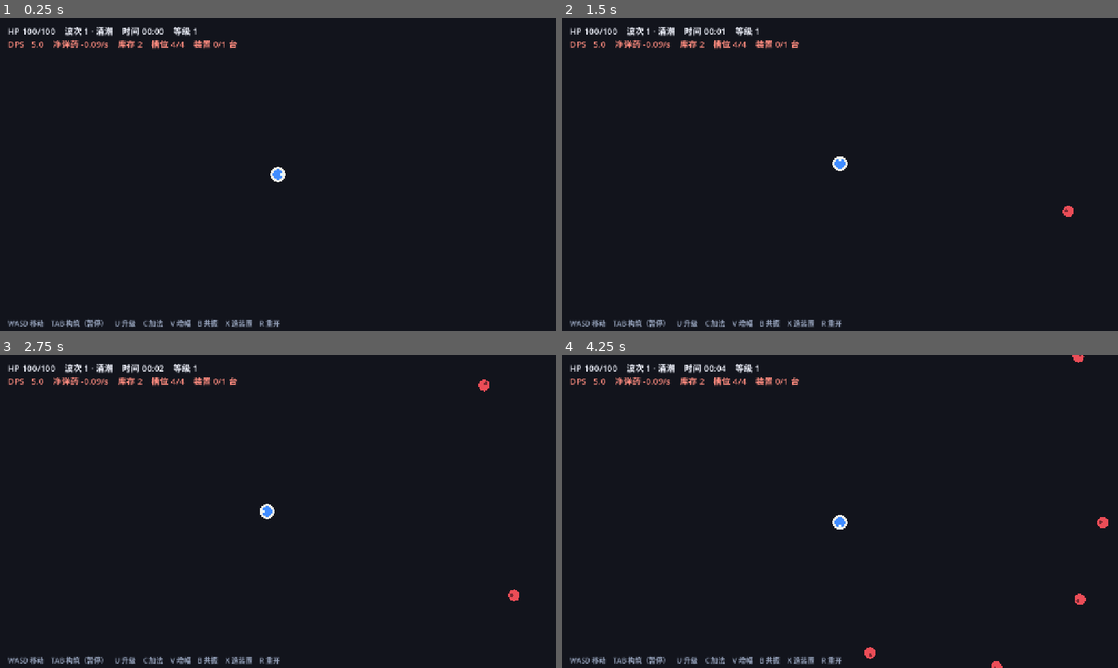
Above: before the commit, frames 1-4 (two rows, left to right).
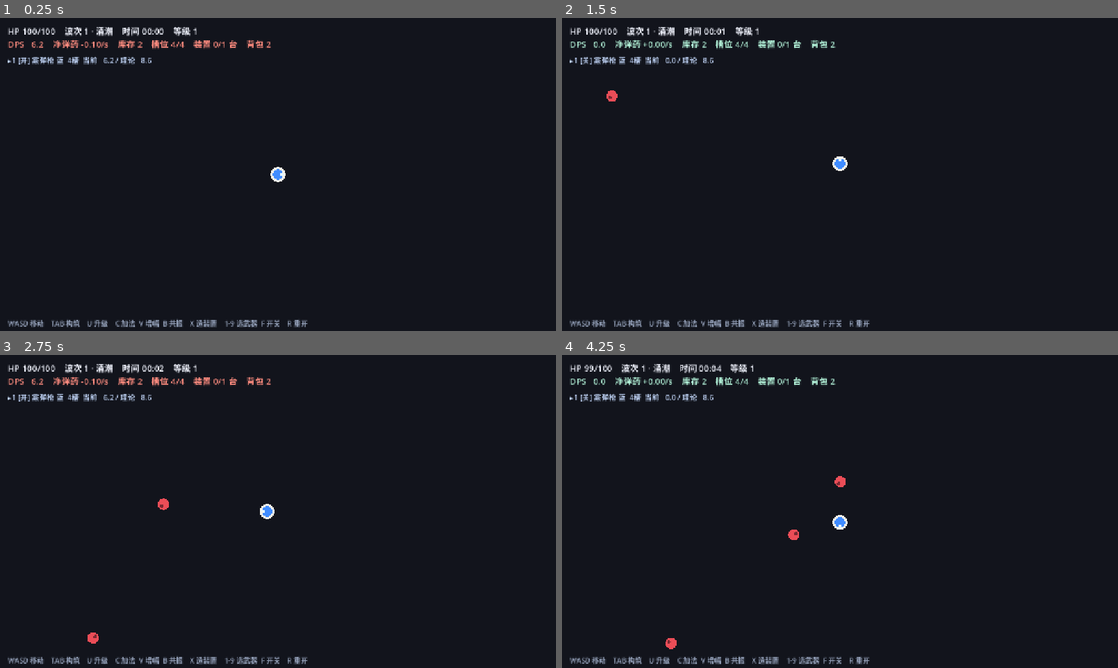
Above: after the commit, the same moments.

Repository: M1suK1/weapon-build-survivor
Game: Godot game, scene res://scenes/main.tscn
The game is run twice, just before and just after one commit, with the same random seed, the same clock (stepped at 60 frames per second) and the same inputs.
Inputs:
- Up to frame 1 (0.25 s): no input
- Up to frame 2 (1.5 s): tap Enter at 0.5 s; hold W from 0.53 s (still down); tap F at 0.6 s; tap 1 at 0.8, 1.35 s
- Up to frame 3 (2.75 s): tap 9 at 1.55, 2.1 s; release W at 2.03 s; hold A from 2.03 s (still down); tap F at 2.3 s
- Up to frame 4 (4.25 s): tap F at 2.85 s; tap 1 at 3.05, 3.6 s; release A at 3.53 s; hold S from 3.53 s (still down); tap 9 at 3.8 s

The runs differ from the first frame. In frame 1, 1.0% of the frame differs, in the area x 1-56%, y 7-99%; in frame 2, 1.6%; in frame 3, 1.2%; in frame 4, 2.5%, in the area x 1-99%, y 0-100%.

Commit message:
feat: 多武器体系 + 搜寻目标开火 + 宝箱获取武器 + 精英/射手

Diff:
--- a/scripts/bullet.gd
+++ b/scripts/bullet.gd
@@ -2,7 +2,7 @@
 ## 射手子弹：直线飞行、命中玩家后消失。由 enemy.gd._fire_bullet() 生成。
 
 const SPEED := 290.0
-const DAMAGE := 7.0
+const DAMAGE := 5.0
 const LIFE := 5.0
 const RADIUS := 6.0
 
--- /dev/null
+++ b/scripts/chest.gd
@@ -0,0 +1,40 @@
+extends Node2D
+## 宝箱：地图上随机放置 / 精英掉落 / 每波结束有概率出现。
+## 玩家走到附近即开启，获得一把随机武器（或一包模块）。
+
+var opened := false
+var bob := 0.0
+var glow := 0.0
+var life := 45.0
+
+
+func _ready() -> void:
+	bob = randf() * TAU
+
+
+func _physics_process(delta: float) -> void:
+	bob += delta * 2.4
+	glow = 0.5 + 0.5 * sin(bob)
+	# 没人捡就自己消失，免得满地图宝箱把后续刷新挤爆
+	life -= delta
+	if life <= 0.0:
+		queue_free()
+		return
+	var p = get_tree().get_first_node_in_group("player")
+	if p != null and not opened and position.distance_to(p.position) < 30.0:
+		opened = true
+		var g = get_tree().get_first_node_in_group("game")
+		if g != null and g.has_method("grant_chest"):
+			g.grant_chest(true)
+		queue_free()
+		return
+	queue_redraw()
+
+
+func _draw() -> void:
+	var c := Color(1.0, 0.82, 0.35)
+	draw_circle(Vector2.ZERO, 26.0 + 5.0 * glow, Color(c.r, c.g, c.b, 0.10 + 0.10 * glow))
+	draw_rect(Rect2(-13.0, -10.0, 26.0, 20.0), Color(0.55, 0.38, 0.16))
+	draw_rect(Rect2(-13.0, -10.0, 26.0, 7.0), c.darkened(0.15))
+	draw_rect(Rect2(-13.0, -10.0, 26.0, 20.0), Color(1.0, 0.9, 0.6, 0.85), false, 2.0)
+	draw_rect(Rect2(-3.0, -2.0, 6.0, 6.0), c)
--- a/scripts/enemy.gd
+++ b/scripts/enemy.gd
@@ -8,9 +8,9 @@
 ##   shooter—— 保持 240~320 距离放风筝，每 2.6s 抬手 0.35s 后打一发子弹
 ##   charger—— 距玩家 ≤420 时蓄力 0.9s（画红线）→ 780px/s 冲刺 0.35s → 硬直 1.1s
 
-const SHOOT_MIN := 190.0
-const SHOOT_MAX := 240.0
-const SHOOT_CD := 2.6
+const SHOOT_MIN := 140.0
+const SHOOT_MAX := 190.0
+const SHOOT_CD := 3.2
 const SHOOT_WINDUP := 0.35
 const CHARGE_RANGE := 420.0
 const CHARGE_WINDUP := 0.9
--- a/scripts/game.gd
+++ b/scripts/game.gd
@@ -38,16 +38,31 @@
 const QUALITY_SCHEDULE := {12: 4, 20: 5}
 ## 武器自带基础伤害：不吃模块次数，模块烧光时留一条底（否则 DPS 直接归零 = 必死）
 const QUALITY_BASE := {1: 0.5, 2: 0.8, 3: 1.0, 4: 1.5, 5: 2.0}
+
+## 武器种类：射程 / 间隔 / 目标数 是三种不同的资源。
+## 冲锋枪：高射速换弹药消耗；霰弹枪：多目标换单体伤害；狙击枪：长射程低消耗换出手频率。
+## targets = -1 表示「范围内全部敌人」（激光环的清场定位）。
+## 多目标伤害分摊：per = dmg × (1 + 0.1×(hits−1)) / hits —— 打得越多总伤越高，但每个目标更低。
+const WEAPONS := {
+	"pistol": {"name": "手枪", "range": 300.0, "interval": 0.70, "targets": 2, "mul": 1.00, "base": 1.0, "color": Color(0.55, 0.80, 1.00)},
+	"smg": {"name": "冲锋枪", "range": 210.0, "interval": 0.30, "targets": 1, "mul": 1.10, "base": 0.5, "color": Color(1.00, 0.85, 0.45)},
+	"shotgun": {"name": "霰弹枪", "range": 200.0, "interval": 0.90, "targets": 5, "mul": 1.11, "base": 0.8, "color": Color(1.00, 0.62, 0.35)},
+	"sniper": {"name": "狙击枪", "range": 640.0, "interval": 2.50, "targets": 1, "mul": 1.00, "base": 3.0, "color": Color(0.70, 0.95, 0.75)},
+	"laser": {"name": "激光环", "range": 420.0, "interval": 40.0, "targets": -1, "mul": 4.00, "base": 2.0, "color": Color(0.85, 0.55, 1.00)},
+}
+## 开局随机一把（激光环 wave 8 之后才入池）
+const START_POOL := ["pistol", "smg", "shotgun"]
 const WAVE_SEC := 40.0
 const DROP_CHANCE := 0.40
+const CHEST_GUARANTEE := 90.0
 const HP_BASE := 4.0
-const HP_GROWTH := 1.115
-const SPAWN_BASE := 2.0
-const SPAWN_GROWTH := 0.06
+const HP_GROWTH := 1.130
+const SPAWN_BASE := 0.70
+const SPAWN_GROWTH := 0.120
 const MAX_ENEMIES := 240
 const LEVEL_COST_BASE := 3.0
 const LEVEL_COST_GROWTH := 1.18
-const CONTACT_DPS := 7.0
+const CONTACT_DPS := 3.0
 ## 受击补偿：每损失这么多 HP 补 1 个模块（弹药系统的劣势补偿，挨打就回填）
 const DAMAGE_PER_MODULE := 8.0
 const CROWD_CAP := 6
@@ -79,9 +94,13 @@
 const ELITE_FIRST_WAVE := 4
 const ELITE_EVERY := 6
 const ELITE_MAX := 3
-const SHOOTER_MAX := 10
-
-var weapon := {"interval": 1.0, "mul": 1.0, "quality": 3, "base": 1.0, "layout": [], "slots": []}
+const SHOOTER_MAX := 5
+
+## 背包：武器与合成装置共同占用容量（-1 = 先不做上限）
+var backpack_cap := -1
+var weapons: Array = []
+var weapon: Dictionary = {}
+var sel := 0
 var inventory := {1: 0, 2: 0, 3: 0, 4: 0}
 var level := 1
 var hp := 100.0
@@ -97,6 +116,7 @@
 var dmg_src := {"contact": 0.0, "bullet": 0.0, "dash": 0.0}
 ## 最后一次挨打的时间：脱战 4s 后开始缓慢回血，否则子弹的零碎伤害会把人磨死
 var last_hit_t := -99.0
+var last_chest_t := 0.0
 const REGEN_DELAY := 4.0
 const REGEN_RATE := 1.2
 var damage_credit := 0.0
@@ -107,6 +127,7 @@
 var hud_status: Label
 var hud_ammo: Label
 var hud_tip: Label
+var wpanel: Label
 var build_root: Control
 var build_text: Label
 var board_root: Control
@@ -114,6 +135,7 @@
 var flash: ColorRect
 var flash_t := 0.0
 var pulse_t := 0.0
+var shots: Array = []
 
 # --- 合成：每台装置一个并行位，装置可反复买（材料堆积就多做几台） ---
 var devices: Array = []  # [{"kind": int, "left": float, "total": float}]，kind=0 表示空闲
@@ -133,6 +155,7 @@
 # --- 截图（迭代视觉用）：godot --path . -- shot=abs/path.png shotat=12 shotbuild shotbot ff=60 ---
 var shot_path := ""
 var shot_at := -1.0
+var shot_guard := 0.0
 var shot_build := false
 var shot_bot := false
 var ff := 0.0
@@ -171,6 +194,7 @@
 			shot_build = true
 		elif a == "shotbot":
 			shot_bot = true
+			bot = true
 		elif a.begins_with("ff="):
 			ff = float(a.substr(3))
 	if playtest:
@@ -178,7 +202,11 @@
 		Engine.time_scale = 8.0
 		Engine.max_fps = 0
 	rng.randomize()
-	_set_quality(3)
+	var start_id: String = START_POOL[rng.randi() % START_POOL.size()]
+	if bot:
+		start_id = "smg"  # 测平衡时固定武器，免得随机开局把两次结果拉不开
+	weapons.append(_make_weapon(start_id, 3))
+	_use_weapon(0)
 	for i in weapon.slots.size():
 		weapon.slots[i] = _new_module(1)
 	inventory[1] = 2
@@ -261,7 +289,9 @@
 	hud_status = _label(layer, Vector2(18, 14), 20, Color(0.95, 0.96, 1.0))
 	hud_ammo = _label(layer, Vector2(18, 44), 20, Color(0.7, 0.95, 0.85))
 	hud_tip = _label(layer, Vector2(18, 690), 16, Color(0.6, 0.65, 0.75))
-	hud_tip.text = "WASD 移动    TAB 构筑（暂停）    U 升级    C 加法    V 增幅    B 共振    X 造装置    R 重开"
+	hud_tip.text = "WASD 移动    TAB 构筑    U 升级    C 加法  V 增幅  B 共振    X 造装置    1-9 选武器  F 开关    R 重开"
+
+	wpanel = _label(layer, Vector2(18, 84), 17, Color(0.78, 0.86, 1.0))
 
 	build_root = Control.new()
 	build_root.set_anchors_preset(Control.PRESET_FULL_RECT)
@@ -321,6 +351,15 @@
 	elif k == KEY_R:
 		get_tree().paused = false
 		get_tree().reload_current_scene()
+	elif k == KEY_F and weapons.size() > 0:
+		var w: Dictionary = weapons[sel]
+		w["enabled"] = not bool(w["enabled"])
+		_pass()
+	elif k >= KEY_1 and k <= KEY_9:
+		var idx: int = k - KEY_1
+		if idx < weapons.size():
+			_use_weapon(idx)
+			_pass()
 	elif k == KEY_ESCAPE and build_root.visible:
 		_toggle_build()
 
@@ -331,6 +370,7 @@
 	hud_status.visible = not build_root.visible
 	hud_ammo.visible = not build_root.visible
 	hud_tip.visible = not build_root.visible
+	wpanel.visible = not build_root.visible
 	if build_root.visible:
 		_refresh_build()
 
@@ -344,16 +384,26 @@
 
 func _process(delta: float) -> void:
 	# 快进：先按 8 倍速把局面推到 ff 秒，再恢复正常速度拍图
-	if ff > 0.0:
+	# 死亡时 elapsed 会停住，必须跳出快进分支，否则会一直等下去
+	if ff > 0.0 and not dead:
 		if elapsed < ff:
 			Engine.time_scale = 8.0
 			return
 		Engine.time_scale = 1.0
 		ff = 0.0
+	if ff > 0.0 and dead:
+		Engine.time_scale = 1.0
+		ff = 0.0
 	if shot_path == "" or shot_at < 0.0:
 		return
-	if elapsed < shot_at:
-		return
+	# 死了之后 elapsed 不再推进，如果还在等 shotat 就会永久挂住 —— 死亡即立刻拍
+	if not dead:
+		if elapsed < shot_at:
+			shot_guard += delta
+			if shot_guard > 90.0:
+				print("shot guard timeout")
+				get_tree().quit()
+			return
 	shot_at = -1.0
 	Engine.time_scale = 1.0
 	if shot_build and not build_root.visible:
@@ -446,7 +496,9 @@
 ## 机器人走位：只躲「能秒人的东西」（子弹、冲刺精英的蓄力线），不躲杂兵。
 ## 原因：脉冲式武器最怕把怪拉成一长串尾巴——只有扎进怪堆里，一次开火才清得动。
 func _bot_move(delta: float) -> void:
-	if not (playtest and bot) or player == null or dead:
+	# 注意：条件里不能加 playtest——截图模式（shotbot）也要让 bot 动，否则它站着不动、
+	# 捡不到宝箱，拍出来的图跟无头测试的结果完全对不上。
+	if not bot or player == null or dead:
 		return
 	var push := Vector2.ZERO
 	for b in get_tree().get_nodes_in_group("bullet"):
@@ -460,7 +512,14 @@
 				side = 1.0
 			push += b.dir.rotated(side * PI * 0.5) * (1.0 - d / 190.0) * 2.6
 	for e in get_tree().get_nodes_in_group("enemy"):
-		if not is_instance_valid(e) or e.kind != "charger":
+		if not is_instance_valid(e):
+			continue
+		var to_e: Vector2 = player.position - e.position
+		var de := to_e.length()
+		# 贴脸才退（不是风筝）——站着打才清得动，但也不能让怪白贴
+		if de < 70.0 and de > 1.0:
+			push += to_e / de * (1.0 - de / 70.0) * 0.6
+		if e.kind != "charger":
 			continue
 		if e.windup <= 0.0:
 			continue
@@ -471,6 +530,18 @@
 			if side2 == 0.0:
 				side2 = 1.0
 			push += e.facing.rotated(side2 * PI * 0.5) * 2.4
+	# 宝箱是主要成长来源，有箱子就顺路去捡（躲子弹仍优先，因为权重更大）
+	var best: Node2D = null
+	var best_d := 760.0
+	for c in get_tree().get_nodes_in_group("chest"):
+		if not is_instance_valid(c):
+			continue
+		var dd: float = player.position.distance_to(c.position)
+		if dd < best_d:
+			best_d = dd
+			best = c
+	if best != null and best_d > 26.0:
+		push += player.position.direction_to(best.position) * 4.0
 	if push.length() > 0.05:
 		player.position += push.normalized() * float(player.SPEED) * delta
 		if player.position.length() > 1100.0:
@@ -501,7 +572,11 @@
 	flash.color = Color(1, 0.2, 0.25, 0.0 if (build_root.visible or dead) else flash_t * 0.9)
 	if pulse_t > 0.0:
 		pulse_t = maxf(0.0, pulse_t - delta)
-		queue_redraw()
+	for i in range(shots.size() - 1, -1, -1):
+		shots[i]["t"] = float(shots[i]["t"]) - delta
+		if float(shots[i]["t"]) <= 0.0:
+			shots.remove_at(i)
+	queue_redraw()
 	# 每 0.1s 刷一次 HUD，避免每帧拼字符串
 	if fmod(elapsed, 0.1) < delta:
 		_refresh_hud()
@@ -534,7 +609,7 @@
 func _spawn_rate() -> float:
 	var base: float = SPAWN_BASE + wave * SPAWN_GROWTH
 	var raw: float = base * float(_plan()["coeff"]) / maxf(_plan_avg_mult(), 0.05)
-	return minf(raw, base * 1.7)
+	return minf(raw, base * 1.2)
 
 
 func _pick_kind() -> String:
@@ -563,34 +638,110 @@
 	return n
 
 
+## 造一把武器：品质决定电路板布局，种类决定射程/间隔/目标数
+func _make_weapon(id: String, q: int) -> Dictionary:
+	var kd: Dictionary = WEAPONS[id]
+	var w := {
+		"id": id, "quality": clampi(q, 1, 5), "base": 0.0, "layout": [], "slots": [],
+		"range": float(kd["range"]), "interval": float(kd["interval"]),
+		"targets": int(kd["targets"]), "mul": float(kd["mul"]),
+		"enabled": true, "fire_t": 0.0,
+	}
+	_set_quality_of(w, q)
+	return w
+
+
+func _set_quality_of(w: Dictionary, q: int) -> void:
+	q = clampi(q, 1, 5)
+	w["quality"] = q
+	w["base"] = float(QUALITY_BASE[q])
+	w["layout"] = (LAYOUTS[q] as Array).duplicate()
+	var slots: Array = w["slots"]
+	while slots.size() < w["layout"].size():
+		slots.append(null)
+	while slots.size() > w["layout"].size():
+		slots.pop_back()
+
+
 func _set_quality(q: int) -> void:
-	q = clampi(q, 1, 5)
-	weapon.quality = q
-	weapon.base = float(QUALITY_BASE[q])
-	weapon.layout = LAYOUTS[q].duplicate()
-	while weapon.slots.size() < weapon.layout.size():
-		weapon.slots.append(null)
-	while weapon.slots.size() > weapon.layout.size():
-		weapon.slots.pop_back()
+	_set_quality_of(weapon, q)
+
+
+## 切换「正在编辑/查看」的武器（电路板和合成都作用在它上面）
+func _use_weapon(i: int) -> void:
+	sel = clampi(i, 0, weapons.size() - 1)
+	weapon = weapons[sel]
+
+
+## 背包占用 = 武器数 + 装置数
+func _backpack_used() -> int:
+	return weapons.size() + devices.size()
+
+
+## 一把武器此刻的 DPS（多目标按分摊公式算总伤）
+func _weapon_dps(w: Dictionary) -> float:
+	var t := int(w["targets"])
+	var hits: float = 1.0
+	if t < 0:
+		hits = float(maxi(1, _count_in_range(float(w["range"]))))
+	elif t > 1:
+		hits = float(mini(t, maxi(1, _count_in_range(float(w["range"])))))
+	var per := _shot_power_of(w) * (1.0 + 0.1 * (hits - 1.0)) / hits
+	return per * hits / float(w["interval"])
+
+
+## 理论 DPS：空槽按「当前能合成的最高阶」填满后能打到多少（给玩家看成长空间）
+func _theory_dps(w: Dictionary) -> float:
+	var best := 2
+	if level >= int(CRAFT_UNLOCK[4]):
+		best = 4
+	elif level >= int(CRAFT_UNLOCK[3]):
+		best = 3
+	var fill: Array = (w["slots"] as Array).duplicate()
+	for i in fill.size():
+		if fill[i] == null:
+			fill[i] = _new_module(best)
+	var total := float(w["base"])
+	for v in _slot_out(fill, w):
+		total += float(v)
+	total *= float(w["mul"])
+	var t := int(w["targets"])
+	var hits: float = 1.0
+	if t < 0:
+		hits = 4.0
+	elif t > 1:
+		hits = float(t)
+	return total * (1.0 + 0.1 * (hits - 1.0)) / float(w["interval"])
+
+
+func _count_in_range(r: float) -> int:
+	var n := 0
+	for e in get_tree().get_nodes_in_group("enemy"):
+		if is_instance_valid(e) and e.position.distance_to(player.position) <= r:
+			n += 1
+	return n
 
 
 func _ensure_weapon() -> void:
 	var q := 3
-	for w in QUALITY_SCHEDULE:
-		if wave >= w:
-			q = maxi(q, int(QUALITY_SCHEDULE[w]))
-	if q != int(weapon.quality):
-		_set_quality(q)
+	for wv in QUALITY_SCHEDULE:
+		if wave >= wv:
+			q = maxi(q, int(QUALITY_SCHEDULE[wv]))
+	# 只升不降：宝箱给的品质高于当前波次基线时保留（否则随机品质毫无意义）
+	for w in weapons:
+		if q > int(w["quality"]):
+			_set_quality_of(w, q)
 
 
 ## 相邻 = 网格曼哈顿距离 1
-func _neighbors(i: int) -> Array:
+func _neighbors(i: int, w = null) -> Array:
+	var ww: Dictionary = weapon if w == null else w
 	var out: Array = []
-	var a: Vector2i = weapon.layout[i]
-	for j in weapon.layout.size():
+	var a: Vector2i = ww["layout"][i]
+	for j in (ww["layout"] as Array).size():
 		if j == i:
 			continue
-		var b: Vector2i = weapon.layout[j]
+		var b: Vector2i = ww["layout"][j]
 		if absi(a.x - b.x) + absi(a.y - b.y) == 1:
 			out.append(j)
 	return out
@@ -611,52 +762,59 @@
 
 ## 每个槽位这次的「出力」。
 ## 顺序：共振（读 base）→ 加法镜像（读 eff，不连锁）→ 增幅（加到最终 out，不回流）
-func _slot_out() -> Array:
+## slots 显式传入时用它（理论 DPS 会传一份「填满的假板子」）
+func _slot_out(slots = null, w = null) -> Array:
+	var ww: Dictionary = weapon if w == null else w
+	var sl: Array = (ww["slots"] as Array) if slots == null else slots
 	var base: Array = []
-	base.resize(weapon.slots.size())
-	for i in weapon.slots.size():
-		var m = weapon.slots[i]
+	base.resize(sl.size())
+	for i in sl.size():
+		var m = sl[i]
 		base[i] = 0.0 if m == null else float(TIERS[int(m.tier)].rate)
 	var eff := base.duplicate()
 	# 共振：相邻同阶（T4）模块 +50% 基础值
-	for i in weapon.slots.size():
-		var m = weapon.slots[i]
+	for i in sl.size():
+		var m = sl[i]
 		if m == null or int(m.tier) != 4:
 			continue
-		for j in _neighbors(i):
-			if weapon.slots[j] != null and int(weapon.slots[j].tier) == 4:
+		for j in _neighbors(i, ww):
+			if sl[j] != null and int(sl[j].tier) == 4:
 				eff[j] = float(eff[j]) + float(base[j]) * 0.5
 	var out: Array = []
-	out.resize(weapon.slots.size())
-	for i in weapon.slots.size():
-		var m = weapon.slots[i]
+	out.resize(sl.size())
+	for i in sl.size():
+		var m = sl[i]
 		if m == null:
 			out[i] = 0.0
 			continue
 		var v: float = eff[i]
 		var t := int(m.tier)
 		if t == 2:  # 加法：镜像相邻的低阶（基础）模块
-			for j in _neighbors(i):
-				if weapon.slots[j] != null and int(weapon.slots[j].tier) < t:
+			for j in _neighbors(i, ww):
+				if sl[j] != null and int(sl[j].tier) < t:
 					v += float(eff[j])
 		out[i] = v
 	# 增幅：自身 0 出力，每次开火把 boost 加到相邻模块的最终输出上（不回流给别的增幅）
-	for i in weapon.slots.size():
-		var m = weapon.slots[i]
+	for i in sl.size():
+		var m = sl[i]
 		if m == null or int(m.tier) != 3:
 			continue
 		var b := float(TIERS[3].boost)
-		for j in _neighbors(i):
-			if weapon.slots[j] != null and int(weapon.slots[j].tier) != 3:
+		for j in _neighbors(i, ww):
+			if sl[j] != null and int(sl[j].tier) != 3:
 				out[j] = float(out[j]) + b
 	return out
 
 
+func _shot_power_of(w: Dictionary) -> float:
+	var total := float(w["base"])
+	for v in _slot_out(null, w):
+		total += float(v)
+	return total * float(w["mul"])
+
+
 func _shot_power() -> float:
-	var total := float(weapon.base)
-	for v in _slot_out():
-		total += float(v)
-	return total * weapon.mul
+	return _shot_power_of(weapon)
 
 
 ## 合成计时：每台装置各自倒计时，到点后产物进电路板
@@ -676,7 +834,9 @@
 
 
 ## 每波开始：精英保底（wave 4 首只，之后每 6 波一只，同屏上限 3）
+## 同时在地图上随机扔一个宝箱，让玩家有理由离开中心区域。
 func _on_wave_start() -> void:
+	_spawn_chest_random()
 	if wave < ELITE_FIRST_WAVE:
 		return
 	if (wave - ELITE_FIRST_WAVE) % ELITE_EVERY != 0:
@@ -693,6 +853,10 @@
 
 
 func _spawn(delta: float) -> void:
+	# 90 秒保底一个宝箱，防止运气差到一把新武器都拿不到
+	var since := elapsed - last_chest_t
+	if since >= CHEST_GUARANTEE and get_tree().get_nodes_in_group("chest").is_empty():
+		_spawn_chest_random()
 	spawn_acc += delta * _spawn_rate()
 	while spawn_acc >= 1.0:
 		spawn_acc -= 1.0
@@ -718,42 +882,81 @@
 	add_child(e)
 
 
+## 开火：每把武器各自按自己的间隔寻找目标。
+## 无目标不开火（不消耗次数，也不打空气）；多目标按分摊公式结算。
 func _fire(delta: float) -> void:
-	fire_t += delta
-	if fire_t < weapon.interval:
-		return
-	fire_t -= weapon.interval
-	if _nearest_enemy(FIRE_RANGE) == null:
-		return  # 无目标不开火 → 不消耗次数（基础伤害也不打空气）
-	var dmg := _shot_power()
-	for i in weapon.slots.size():
-		var m = weapon.slots[i]
-		if m == null:
-			continue
-		m.left = float(m.left) - 1.0
-		if m.left <= 0.0:
-			weapon.slots[i] = null
-			_refill(i)
-	if dmg <= 0.0:
-		return
-	# 开火脉冲：射程内全部敌人吃满这次伤害（单目标 1 发/秒 追不上海量刷怪）
-	for e in get_tree().get_nodes_in_group("enemy"):
-		if not is_instance_valid(e):
-			continue
-		if e.position.distance_to(player.position) <= FIRE_RANGE:
-			e.hp = float(e.hp) - dmg
+	for w in weapons:
+		if not bool(w["enabled"]):
+			continue
+		var iv := float(w["interval"])
+		w["fire_t"] = float(w["fire_t"]) + delta
+		if float(w["fire_t"]) < iv:
+			continue
+		var targets := _targets_in_range(float(w["range"]), int(w["targets"]))
+		if targets.is_empty():
+			w["fire_t"] = minf(float(w["fire_t"]), iv)
+			continue
+		w["fire_t"] = float(w["fire_t"]) - iv
+		var dmg := _shot_power_of(w)
+		# 消耗次数：每次开火每个模块 -1（与目标数无关 → 高射速 = 高消耗）
+		var sl: Array = w["slots"]
+		for i in sl.size():
+			var m = sl[i]
+			if m == null:
+				continue
+			m["left"] = float(m["left"]) - 1.0
+			if float(m["left"]) <= 0.0:
+				sl[i] = null
+				_refill(i, w)
+		var hits := float(targets.size())
+		var per: float = dmg * (1.0 + 0.1 * (hits - 1.0)) / hits
+		for e in targets:
+			if not is_instance_valid(e):
+				continue
+			e.hp = float(e.hp) - per
 			e.hit = 0.18
 			if e.hp <= 0.0:
 				_kill(e)
-	pulse_t = PULSE_DUR
+		_add_shot(targets, w)
+
+
+## 搜寻目标：最近优先；targets < 0 表示范围内全部
+func _targets_in_range(r: float, n: int) -> Array:
+	var cand: Array = []
+	for e in get_tree().get_nodes_in_group("enemy"):
+		if not is_instance_valid(e):
+			continue
+		var d: float = e.position.distance_to(player.position)
+		if d <= r:
+			cand.append({"e": e, "d": d})
+	cand.sort_custom(func(a, b): return float(a["d"]) < float(b["d"]))
+	var out: Array = []
+	if n < 0:
+		for c in cand:
+			out.append(c["e"])
+	else:
+		for i in mini(n, cand.size()):
+			out.append(cand[i]["e"])
+	return out
+
+
+## 弹道特效：瞬发 hitscan + 短命拖尾线（比脉冲圆环更能读出「谁在打谁」）
+func _add_shot(targets: Array, w: Dictionary) -> void:
+	var col: Color = Color(WEAPONS[w["id"]]["color"])
+	for e in targets:
+		if not is_instance_valid(e):
+			continue
+		shots.append({"a": player.position, "b": e.position, "t": 0.16, "c": col})
+	if shots.size() > 80:
+		shots = shots.slice(shots.size() - 80)
 
 
 func _draw() -> void:
-	if pulse_t > 0.0 and player != null:
-		var k: float = 1.0 - pulse_t / PULSE_DUR
-		var r: float = FIRE_RANGE * (0.25 + 0.75 * k)
-		draw_arc(player.position, r, 0.0, TAU, 48,
-			Color(0.5, 0.75, 1.0, (1.0 - k) * 0.55), 3.0, true)
+	for s in shots:
+		var k: float = clampf(float(s["t"]) / 0.16, 0.0, 1.0)
+		var c: Color = s["c"]
+		draw_line(s["a"], s["b"], Color(c.r, c.g, c.b, 0.85 * k), 2.5 * k + 0.5)
+		draw_circle(s["b"], 5.0 * k, Color(c.r, c.g, c.b, 0.5 * k))
 
 
 func _nearest_enemy(max_dist: float) -> Node2D:
@@ -774,7 +977,67 @@
 	kill_times.append(elapsed)
 	if rng.randf() < DROP_CHANCE:
 		_spawn_pickup(e.position, 1)
+	if e.kind == "charger" and rng.randf() < 0.5:
+		_spawn_chest(e.position)
 	e.queue_free()
+
+
+## 宝箱：一局的主要成长来源（新武器）。品质按波次给，激光环 8 波后才入池。
+func _spawn_chest_random() -> void:
+	# 别刷在 HUD 底下（屏幕左上那块），否则图标被文字盖住、看不见也点不到
+	var half := get_viewport().get_visible_rect().size * 0.5
+	for attempt in 8:
+		var ang := rng.randf() * TAU
+		var d := rng.randf_range(220.0, 620.0)
+		var pos: Vector2 = player.position + Vector2(cos(ang), sin(ang)) * d
+		var scr: Vector2 = pos - player.position + half
+		if scr.x > 600.0 or scr.y > 190.0:
+			_spawn_chest(pos)
+			return
+	_spawn_chest(player.position + Vector2(0.0, 380.0))
+
+
+func _spawn_chest(pos: Vector2) -> void:
+	last_chest_t = elapsed
+	# 场上同时最多 3 个，多了先清掉最旧的
+	var olds := get_tree().get_nodes_in_group("chest")
+	if olds.size() >= 3:
+		olds[0].queue_free()
+	var c = Node2D.new()
+	c.set_script(load("res://scripts/chest.gd"))
+	c.add_to_group("chest")
+	c.position = pos
+	add_child(c)
+
+
+## 开箱：优先给新武器；背包满了就给一包模块
+func grant_chest(from_chest: bool = false) -> void:
+	if from_chest:
+		last_chest_t = elapsed
+	if backpack_cap >= 0 and _backpack_used() >= backpack_cap:
+		var t := 2 if wave >= 12 else 1
+		for k in 2:
+			_spawn_pickup(player.position + Vector2.from_angle(rng.randf() * TAU) * rng.randf_range(30.0, 50.0), t)
+		return
+	var pool: Array = START_POOL.duplicate()
+	# 狙击枪不适合当开局武器（单发/低射速，一个人清不动），只从宝箱里出
+	pool.append("sniper")
+	if wave >= 8:
+		pool.append("laser")
+	var id: String = pool[rng.randi() % pool.size()]
+	var q := 2
+	if wave >= 20:
+		q = 4
+	elif wave >= 10:
+		q = 3
+	# 30% 概率再高一档，让开箱有惊喜
+	if rng.randf() < 0.3:
+		q = mini(5, q + 1)
+	var w := _make_weapon(id, q)
+	w["slots"][0] = _new_module(1)
+	weapons.append(w)
+	_use_weapon(weapons.size() - 1)
+	_refresh_hud()
 
 
 func _spawn_pickup(pos: Vector2, tier: int) -> void:
@@ -926,30 +1189,32 @@
 
 
 ## 整板出力（不含武器基础值，只用于互相比较）
-func _board_total() -> float:
+func _board_total(w = null) -> float:
 	var s := 0.0
-	for v in _slot_out():
+	for v in _slot_out(null, w):
 		s += v
 	return s
 
 
 ## 模块烧光后立刻用库存里「补上去出力最高」的那一阶补上同一格（保拓扑），没有就空着
 ## ——不能简单地「取最高阶」：增幅在没有载体相邻时出力是 0，会把格子填成空槽
-func _refill(i: int) -> void:
+func _refill(i: int, w = null) -> void:
+	var ww: Dictionary = weapon if w == null else w
+	var sl: Array = ww["slots"]
 	var best_t := 0
 	var best_v := -0.001
 	for t in [4, 3, 2, 1]:
 		if inventory[t] <= 0:
 			continue
-		weapon.slots[i] = _new_module(t)
-		var v := _board_total()
-		weapon.slots[i] = null
+		sl[i] = _new_module(t)
+		var v := _board_total(ww)
+		sl[i] = null
 		if v > best_v:
 			best_v = v
 			best_t = t
 	if best_t > 0:
 		inventory[best_t] -= 1
-		weapon.slots[i] = _new_module(best_t)
+		sl[i] = _new_module(best_t)
 
 
 ## 把一个模块装进电路板。
@@ -1061,15 +1326,25 @@
 	inventory[tier] += 1
 
 
+## 总 DPS：所有启用武器之和（多目标按分摊公式）
 func cur_dps() -> float:
-	return _shot_power() / weapon.interval
-
-
+	var s := 0.0
+	for w in weapons:
+		if bool(w["enabled"]):
+			s += _weapon_dps(w)
+	return s
+
+
+## 总弹药消耗/秒：每把启用武器各自按「每次开火每个模块 -1」累加
 func cur_burn() -> float:
 	var b := 0.0
-	for m in weapon.slots:
-		if m != null:
-			b += 1.0 / (float(TIERS[m.tier].uses) * weapon.interval)
+	for w in weapons:
+		if not bool(w["enabled"]):
+			continue
+		var iv := float(w["interval"])
+		for m in w["slots"]:
+			if m != null:
+				b += 1.0 / (float(TIERS[m.tier].uses) * iv)
 	return b
 
 
@@ -1095,9 +1370,34 @@
 	]
 	if _count_filled() == 0:
 		hud_ammo.text += "    模块耗尽 · 仅基础 %.1f" % float(weapon.base)
-	hud_ammo.text += "    装置 %d/%d 台" % [_busy_devices(), devices.size()]
+	hud_ammo.text += "    装置 %d/%d 台    背包 %d%s" % [
+		_busy_devices(), devices.size(), _backpack_used(),
+		"" if backpack_cap < 0 else "/%d" % backpack_cap
+	]
 	hud_ammo.add_theme_color_override("font_color",
 		Color(0.7, 0.95, 0.85) if net >= 0.0 else Color(1.0, 0.55, 0.5))
+	_refresh_weapon_panel()
+
+
+## 左侧武器栏：每把武器一行，显示开关状态与「当前 DPS / 理论 DPS」
+func _refresh_weapon_panel() -> void:
+	if wpanel == null:
+		return
+	var s := ""
+	for i in weapons.size():
+		var w: Dictionary = weapons[i]
+		var kd: Dictionary = WEAPONS[w["id"]]
+		var on: bool = bool(w["enabled"])
+		var mark := "▸" if i == sel else " "
+		var cur := _weapon_dps(w) if on else 0.0
+		var th := _theory_dps(w)
+		var state := "[开]" if on else "[关]"
+		s += "%s%d %s %s %s  %s  当前 %5.1f / 理论 %5.1f\n" % [
+			mark, i + 1, state, str(kd["name"]), QUALITY_NAME[int(w["quality"])],
+			("%d槽" % (w["slots"] as Array).size()), cur, th
+		]
+	wpanel.text = s
+	wpanel.modulate = Color(1, 1, 1, 0.95)
 
 
 func _count_filled() -> int:
@@ -1115,10 +1415,21 @@
 	var lines: Array = []
 	lines.append("构筑（暂停中）     TAB 返回")
 	lines.append("")
-	lines.append("武器  %s·%d 槽    interval %.2fs    mul ×%.2f    基础 %.1f    单次出力 %.1f" % [
-		QUALITY_NAME[int(weapon.quality)], weapon.slots.size(), weapon.interval,
-		weapon.mul, float(weapon.base), _shot_power()
+	lines.append("武器  %s·%s·%d 槽    射程 %.0f    间隔 %.2fs    目标 %s    基础 %.1f    单次出力 %.1f    当前 DPS %.1f" % [
+		str(WEAPONS[weapon["id"]]["name"]), QUALITY_NAME[int(weapon["quality"])],
+		(weapon["slots"] as Array).size(), float(weapon["range"]), float(weapon["interval"]),
+		"全部" if int(weapon["targets"]) < 0 else str(int(weapon["targets"])),
+		float(weapon["base"]), _shot_power(), _weapon_dps(weapon)
 	])
+	if weapons.size() > 1:
+		var names: Array = []
+		for i in weapons.size():
+			var w: Dictionary = weapons[i]
+			names.append("%d.%s%s(%s)" % [
+				i + 1, "▸" if i == sel else "", str(WEAPONS[w["id"]]["name"]),
+				"开" if bool(w["enabled"]) else "关"
+			])
+		lines.append("切换   " + "   ".join(names) + "    1-9 选   F 开关")
 	build_text.text = "\n".join(lines)
 
 	var info: Array = []
Binary file changed: docs/screenshots/build.png
Binary file changed: docs/screenshots/combat.png
